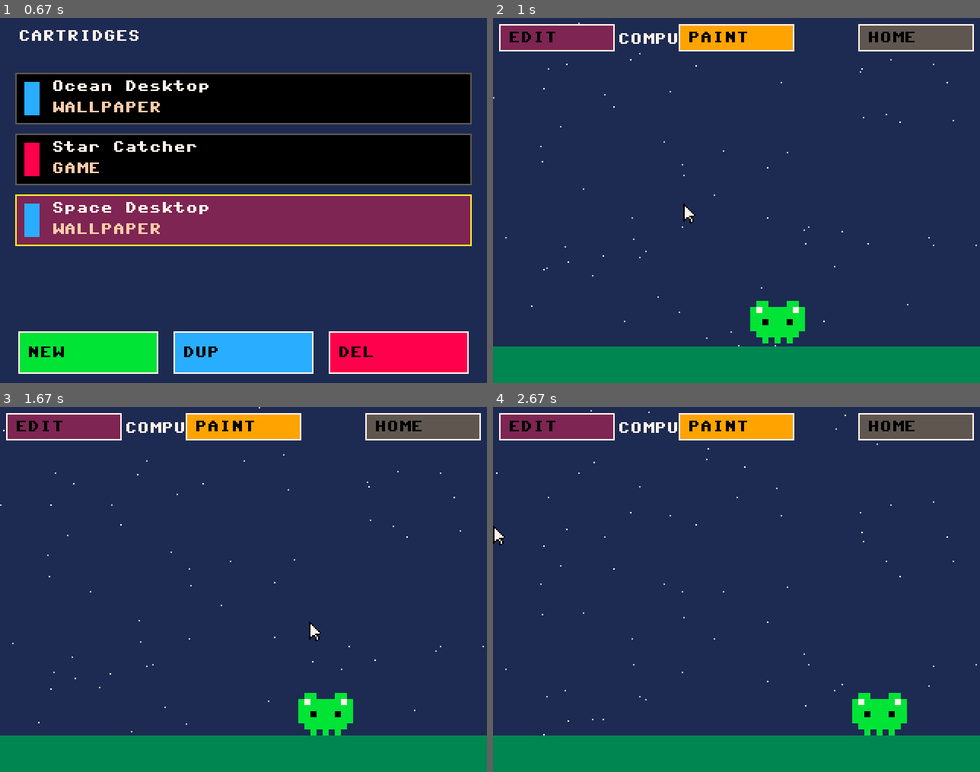
Above: before the commit, frames 1-4 (two rows, left to right).
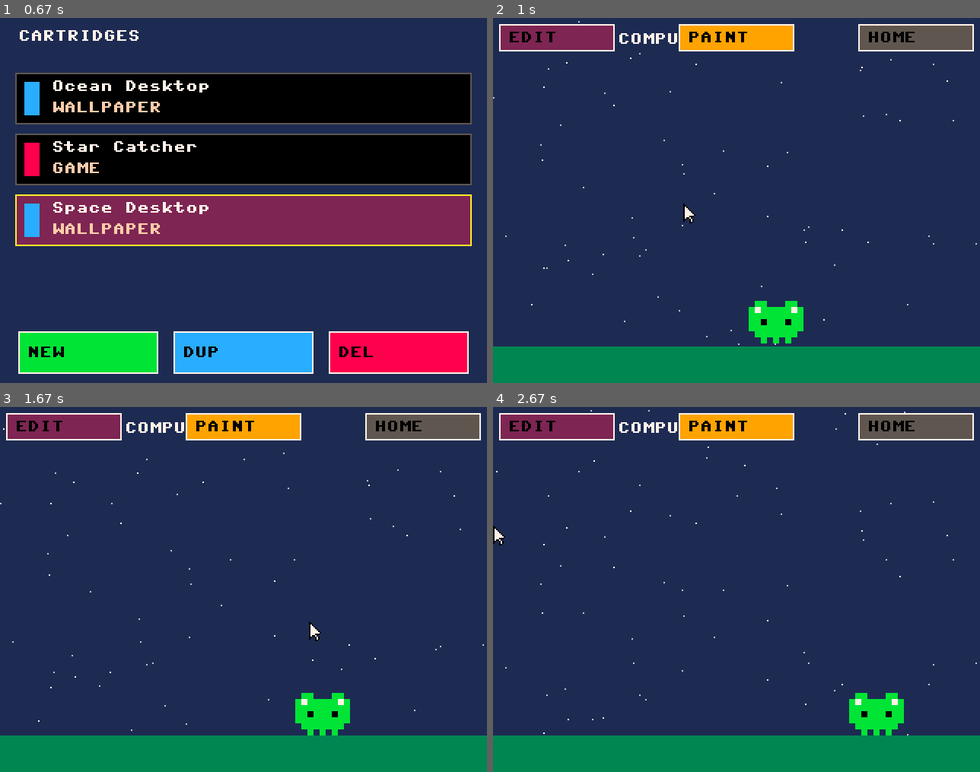
Above: after the commit, the same moments.

Repository: moybyte-org/moybyte
Game: pygame game, started from tools/simulate_desktop.py
Same seed, same stepped clock (60 frames per second), same inputs: the game is played once before the commit and once after it.
Inputs (mouse positions are in pixels of both pictures, inside the frame that each line leads up to):
- Up to frame 1 (0.67 s): press the mouse at (399, 189) at 0.37 s; move the mouse to (321, 207) at 0.47 s; release the mouse at (243, 222) at 0.6 s
- Up to frame 2 (1 s): hold Right from 0.67 s (still down); click (619, 204) at 0.75 s
- Up to frame 3 (1.67 s): release Right at 1.13 s; hold Up 1.22-1.52 s; click (92, 673) at 1.3 s; hold Right from 1.55 s (still down); click (301, 622) at 1.63 s
- Up to frame 4 (2.67 s): release Right at 2.02 s; hold Left 2.05-2.58 s; click (619, 516) at 2.13 s; hold Down from 2.62 s (still down); move the mouse to (741, 629) at 2.65 s

Frame 1 is identical in both runs. In frame 2, 0.3% of the frame differs, in the area x 2-100%, y 0-90%; in frame 3, 0.4%; in frame 4, 0.4%, in the area x 0-100%, y 0-90%.

Commit message:
Launcher touch-drag/autoscroll + trackball sensitivity (#1, #2)
Co-Authored-By: Claude Opus 4.8 <noreply@anthropic.com>

Diff:
--- a/runtime/console.py
+++ b/runtime/console.py
@@ -125,6 +125,12 @@
 _NEW_BTN = (12, 206, 92, 28)
 _DUP_BTN = (114, 206, 92, 28)
 _DEL_BTN = (216, 206, 92, 28)
+# Launcher scrolling (#1). The tile strip spans TILE_Y0..(below the last tile);
+# a finger held in the top/bottom EDGE band autoscrolls toward the off-screen
+# rows, and dragging anywhere in the strip pans it by whole tiles.
+_LIST_Y0 = 36           # == Launcher.TILE_Y0 (defined below; kept in sync)
+_LIST_BOTTOM = 200      # tiles end above the action bar (y=206)
+_LIST_EDGE = 28         # px band at top/bottom of the strip that autoscrolls
 # Code editor: FULL-SCREEN (320x240). Top bar = title + run/save/close icons;
 # the code area fills the middle; a tappable symbol palette runs along the bottom
 # (the T-Deck keyboard has no `=`/`[]`/`{}`/`<>`/`%`, so the palette supplies them).
@@ -156,16 +162,25 @@
 _SPR_NEXT = (262, 40, 40, 24)
 _PAINT_SAVE = (14, 190, 88, 26)
 _PAINT_CLOSE = (200, 190, 102, 26)
-_CURSOR_BASE = 4
+# Trackball cursor sensitivity (#2). _CURSOR_BASE is the per-pulse step; the
+# quadratic _CURSOR_ACCEL term adds light acceleration so a fast roll crosses the
+# 320px screen in far fewer pulses while a slow, single-pulse roll stays precise.
+# These are a FEEL tweak meant to be finalized on real hardware (the trackball's
+# pulses-per-revolution sets the true "rolls to cross").  Before: BASE=4, ACCEL=1
+# (1 pulse -> 5px, ~64 px/s at a steady 1 pulse/frame). After: BASE=7, ACCEL=2
+# (1 pulse -> 9px; a 6-pulse flick -> 6*7 + 2*36 = 114px, so ~3 brisk rolls cross).
+_CURSOR_BASE = 7
+_CURSOR_ACCEL = 2
 
 
 def _cursor_delta(n):
     # n = net pulses this frame on one axis. Precise on a slow roll
-    # (1 pulse -> _CURSOR_BASE+1 px), accelerates super-linearly on a fast roll.
+    # (1 pulse -> _CURSOR_BASE + _CURSOR_ACCEL px), accelerates super-linearly on a
+    # fast roll (the a*a term dominates as pulses-per-frame climbs).
     a = n if n >= 0 else -n
     if a == 0:
         return 0
-    d = a * _CURSOR_BASE + a * a
+    d = a * _CURSOR_BASE + _CURSOR_ACCEL * a * a
     return d if n > 0 else -d
 
 
@@ -197,6 +212,20 @@
             self.top = self.sel
         elif self.sel >= self.top + self.VISIBLE:
             self.top = self.sel - self.VISIBLE + 1
+        self._clamp_top()
+
+    def max_top(self):
+        # Topmost index that still fills the visible window (0 when everything fits).
+        return max(0, len(self.items) - self.VISIBLE)
+
+    def _clamp_top(self):
+        self.top = max(0, min(self.max_top(), self.top))
+
+    def scroll(self, d):
+        # Pan the visible window by d rows (touch drag / autoscroll), clamped so the
+        # last row never scrolls past the bottom. Independent of `sel` -- this just
+        # moves which slice of the list is on screen.
+        self.top = max(0, min(self.max_top(), self.top + d))
 
     def selected(self):
         return self.items[self.sel] if self.items else None
@@ -256,6 +285,9 @@
         self.keyboard = None          # set by run_desktop (for raw/text mode toggle)
         self._ekey_prev = 0           # last consumed keyboard byte (edge detect)
         self._drag = None             # last pointer pos during a code-view drag-scroll
+        self._ldrag = None            # launcher drag state [press_y, last_y, moved?]
+        self._autoscroll = 0          # frames a finger has dwelled in a launcher edge
+        self._lhover = (-1, -1)       # last cursor pos used for launcher hover-highlight
         self.pointer = None           # set by run_desktop
         self.carts_root = None        # SD carts dir (reads); set by run_desktop
         self.can_manage = True        # writes enabled? run_desktop sets this from
@@ -511,6 +543,82 @@
 
     # -- pointer (trackball-as-mouse) ----------------------------------------
 
+    def _launcher_pointer(self, px, py, click):
+        # The launcher cart list scrolls by touch (#1): drag the strip to pan it,
+        # or dwell a held finger in the top/bottom edge band to autoscroll. A plain
+        # tap (press + release with no drag) opens the tile under the finger.
+        down = self.pointer.down
+        in_strip = _LIST_Y0 <= py < _LIST_BOTTOM and 10 <= px < 310
+
+        # Action-bar buttons fire on the press edge (they sit below the strip).
+        if click:
+            if self.can_manage and _in(px, py, _NEW_BTN):
+                self.new_cart(); self._end_launcher_drag(); return
+            if self.can_manage and _in(px, py, _DUP_BTN):
+                self.dup_cart(); self._end_launcher_drag(); return
+            if self.can_manage and _in(px, py, _DEL_BTN):
+                self.del_cart(); self._end_launcher_drag(); return
+            # A trackball click (cursor click, no finger down) opens the tile under
+            # it. Touch taps open on release instead (so a drag can scroll first).
+            if not down:
+                i = self.launcher.tile_at(px, py)
+                if i is not None:
+                    self.launcher.sel = i
+                    self.open()
+                    return
+
+        if down:
+            if self._ldrag is None:                 # finger just went down in/at the strip
+                self._ldrag = [py, py, False]       # [press_y, last_y, moved?]
+                self._autoscroll = 0
+            press_y, last_y, moved = self._ldrag
+            # Drag: pan by whole tiles as the finger crosses each tile pitch.
+            steps = (last_y - py) // self.launcher.TILE_PITCH
+            if steps:
+                self.launcher.scroll(steps)
+                last_y = last_y - steps * self.launcher.TILE_PITCH
+            if abs(py - press_y) > 4:
+                moved = True
+            self._ldrag = [press_y, last_y, moved]
+            # Autoscroll while dwelling in an edge band (held finger, not just a flick).
+            if in_strip and py < _LIST_Y0 + _LIST_EDGE:
+                self._autoscroll += 1
+                if self._autoscroll % 6 == 0:
+                    self.launcher.scroll(-1)
+            elif in_strip and py >= _LIST_BOTTOM - _LIST_EDGE:
+                self._autoscroll += 1
+                if self._autoscroll % 6 == 0:
+                    self.launcher.scroll(1)
+            else:
+                self._autoscroll = 0
+            # Hover-highlight the tile under a still finger (suppressed once dragging).
+            if not moved:
+                i = self.launcher.tile_at(px, py)
+                if i is not None:
+                    self.launcher.sel = i
+        else:
+            # Finger lifted: a tap that never became a drag opens the tile it was on.
+            if self._ldrag is not None and not self._ldrag[2]:
+                i = self.launcher.tile_at(px, py)
+                if i is not None:
+                    self.launcher.sel = i
+                    self.open()
+                self._end_launcher_drag()
+            else:
+                self._end_launcher_drag()
+                # Trackball cursor hover (no touch): highlight the tile the cursor
+                # MOVED onto. Only re-highlight when the cursor actually moved, so a
+                # parked cursor sitting on a tile doesn't fight keyboard up/down nav.
+                if (px, py) != self._lhover:
+                    self._lhover = (px, py)
+                    i = self.launcher.tile_at(px, py)
+                    if i is not None:
+                        self.launcher.sel = i
+
+    def _end_launcher_drag(self):
+        self._ldrag = None
+        self._autoscroll = 0
+
     def _card_at(self, px, py):
         for i in range(len(self.cart["edit"])):
             y = _CARD_Y0 + i * _CARD_DY
@@ -524,18 +632,7 @@
             return
         px, py, click = p.x, p.y, p.click
         if self.screen == "launcher":
-            i = self.launcher.tile_at(px, py)
-            if i is not None:
-                self.launcher.sel = i          # hover highlights
-            if click:
-                if self.can_manage and _in(px, py, _NEW_BTN):
-                    self.new_cart()
-                elif self.can_manage and _in(px, py, _DUP_BTN):
-                    self.dup_cart()
-                elif self.can_manage and _in(px, py, _DEL_BTN):
-                    self.del_cart()
-                elif i is not None:
-                    self.open()
+            self._launcher_pointer(px, py, click)
         elif self.screen == "desktop":
             if click:
                 if _in(px, py, _MENU_BTN):
--- /dev/null
+++ b/tests/test_launcher_scroll.py
@@ -0,0 +1,209 @@
+"""Tests for launcher cart-list scrolling (#1) and the trackball cursor
+sensitivity tweak (#2). The launcher shows a fixed VISIBLE window; with more
+carts than fit, a touch-drag (or a held finger dwelling in an edge band) must
+pan the window, and trackball/keyboard nav must still reveal the last cart.
+
+These build the SAME shared console the device runs (runtime.host_app) and drive
+it through ConsoleDriver -- mouse == touch, arrows == trackball -- exactly like
+tests/test_v04_userland.py."""
+
+import sys
+from pathlib import Path
+
+ROOT = Path(__file__).resolve().parent.parent
+sys.path.insert(0, str(ROOT))
+
+
+def _ws_with_carts(tmp_path, n):
+    """A workstation whose launcher holds n carts (> VISIBLE), via the real store."""
+    from runtime import host_app, kid_carts
+
+    carts_dir = str(tmp_path / "carts")
+    ws = host_app.build_workstation(carts_dir)        # seeds the system carts
+    while len(ws.launcher.items) < n:                 # top up with extra carts
+        i = len(ws.launcher.items)
+        kid_carts.create("Extra %02d" % i, carts_dir,
+                         src="def _draw():\n    cls(1)\n", type="app")
+        ws.launcher.items = kid_carts.scan(carts_dir)
+    ws.launcher.sel = 0
+    ws.launcher.top = 0
+    return ws
+
+
+def test_more_carts_than_visible_seeded(tmp_path):
+    ws = _ws_with_carts(tmp_path, 8)
+    assert len(ws.launcher.items) >= 8
+    assert len(ws.launcher.items) > ws.launcher.VISIBLE   # the scrolling precondition
+
+
+# -- touch drag ------------------------------------------------------------
+
+def test_touch_drag_up_scrolls_the_window(tmp_path):
+    from runtime import console as C
+    from runtime import host_app
+
+    ws = _ws_with_carts(tmp_path, 8)
+    drv = host_app.ConsoleDriver(ws)
+    assert ws.launcher.top == 0
+
+    # Finger down on a tile, then drag UP past several tile pitches -> later carts.
+    y0 = C._LIST_Y0 + 8
+    drv.touch(160, y0)
+    drv.frame(1 / 30)
+    for k in range(1, 5):
+        drv.touch_drag(160, y0 - k * ws.launcher.TILE_PITCH)
+        drv.frame(1 / 30)
+    drv.touch_up()
+    drv.frame(1 / 30)
+
+    assert ws.launcher.top > 0                                  # window panned down
+    assert ws.launcher.top <= ws.launcher.max_top()             # clamped
+    assert ws.screen == "launcher"                              # a drag did NOT open a cart
+
+
+def test_touch_drag_down_scrolls_back(tmp_path):
+    from runtime import console as C
+    from runtime import host_app
+
+    ws = _ws_with_carts(tmp_path, 8)
+    drv = host_app.ConsoleDriver(ws)
+    ws.launcher.top = ws.launcher.max_top()                     # start at the bottom
+    assert ws.launcher.top > 0
+
+    y0 = C._LIST_Y0 + 8
+    drv.touch(160, y0)
+    drv.frame(1 / 30)
+    for k in range(1, 5):
+        drv.touch_drag(160, y0 + k * ws.launcher.TILE_PITCH)    # drag DOWN
+        drv.frame(1 / 30)
+    drv.touch_up()
+    drv.frame(1 / 30)
+
+    assert ws.launcher.top == 0                                 # back to the top
+
+
+def test_drag_scroll_clamps_at_both_ends(tmp_path):
+    ws = _ws_with_carts(tmp_path, 8)
+    lz = ws.launcher
+    lz.scroll(-5)                                               # can't go above 0
+    assert lz.top == 0
+    lz.scroll(999)                                              # can't pass the bottom
+    assert lz.top == lz.max_top()
+    assert lz.top + lz.VISIBLE == len(lz.items)
+
+
+# -- autoscroll on dwell ---------------------------------------------------
+
+def test_dwell_in_bottom_edge_autoscrolls(tmp_path):
+    from runtime import console as C
+    from runtime import host_app
+
+    ws = _ws_with_carts(tmp_path, 10)
+    drv = host_app.ConsoleDriver(ws)
+    assert ws.launcher.top == 0
+
+    # Hold a finger still in the bottom edge band -> the list autoscrolls down.
+    ey = C._LIST_BOTTOM - 4
+    drv.touch(160, ey)
+    for _ in range(40):
+        drv.touch_drag(160, ey)        # held, not moving (dwell)
+        drv.frame(1 / 30)
+        if ws.launcher.top > 0:
+            break
+    drv.touch_up()
+    assert ws.launcher.top > 0
+
+
+def test_dwell_in_top_edge_autoscrolls_back(tmp_path):
+    from runtime import console as C
+    from runtime import host_app
+
+    ws = _ws_with_carts(tmp_path, 10)
+    drv = host_app.ConsoleDriver(ws)
+    ws.launcher.top = ws.launcher.max_top()
+    assert ws.launcher.top > 0
+
+    ty = C._LIST_Y0 + 4
+    drv.touch(160, ty)
+    for _ in range(40):
+        drv.touch_drag(160, ty)        # dwell in the TOP band
+        drv.frame(1 / 30)
+        if ws.launcher.top == 0:
+            break
+    drv.touch_up()
+    assert ws.launcher.top == 0
+
+
+# -- arrows / trackball nav still scrolls ----------------------------------
+
+def test_arrows_nav_reveals_last_cart(tmp_path):
+    from runtime import host_app
+
+    ws = _ws_with_carts(tmp_path, 8)
+    drv = host_app.ConsoleDriver(ws)
+    last = len(ws.launcher.items) - 1
+
+    for _ in range(len(ws.launcher.items) + 2):
+        drv.press("down")
+        drv.frame(1 / 30)
+        drv.frame(1 / 30)        # release frame: each press is a discrete edge
+        if ws.launcher.sel == last:
+            break
+
+    assert ws.launcher.sel == last
+    # The selection passed the visible window, so the window followed it: the last
+    # tile is on screen and the down arrow affordance is gone.
+    assert ws.launcher.tile_rect(last) is not None
+    assert ws.launcher.top == ws.launcher.max_top()
+    assert not (ws.launcher.top + ws.launcher.VISIBLE < len(ws.launcher.items))
+
+
+def test_arrow_affordances_track_scroll_position(tmp_path):
+    ws = _ws_with_carts(tmp_path, 8)
+    lz = ws.launcher
+
+    # At the top: only the DOWN arrow should be implied (top==0, more below).
+    assert lz.top == 0
+    assert lz.top + lz.VISIBLE < len(lz.items)
+
+    lz.scroll(2)                                   # somewhere in the middle
+    assert lz.top > 0 and lz.top + lz.VISIBLE < len(lz.items)   # both arrows
+
+    lz.scroll(lz.max_top())                         # at the bottom: only UP
+    assert lz.top > 0
+    assert not (lz.top + lz.VISIBLE < len(lz.items))
+
+
+# -- tap still opens a cart ------------------------------------------------
+
+def test_tap_without_drag_opens_cart(tmp_path):
+    from runtime import console as C
+    from runtime import host_app
+
+    ws = _ws_with_carts(tmp_path, 8)
+    drv = host_app.ConsoleDriver(ws)
+    # Tap (down + up, no movement) on the second visible tile -> opens it.
+    r = ws.launcher.tile_rect(1)
+    cx, cy = r[0] + r[2] // 2, r[1] + r[3] // 2
+    drv.touch(cx, cy)
+    drv.frame(1 / 30)
+    drv.touch_up()
+    drv.frame(1 / 30)
+    assert ws.screen == "desktop"                  # the tap opened the cart
+
+
+# -- trackball sensitivity (#2) --------------------------------------------
+
+def test_cursor_delta_is_faster_and_accelerates():
+    from runtime import console as C
+
+    assert C._cursor_delta(0) == 0
+    # A single pulse now moves more than one pixel (snappier).
+    assert C._cursor_delta(1) == C._CURSOR_BASE + C._CURSOR_ACCEL
+    assert C._cursor_delta(1) > 1
+    # Symmetric in sign.
+    assert C._cursor_delta(-1) == -C._cursor_delta(1)
+    # Super-linear: a fast roll (more pulses/frame) moves more than N single pulses.
+    assert C._cursor_delta(6) > 6 * C._cursor_delta(1)
+    # A brisk flick crosses a large fraction of the 320px screen in a few rolls.
+    assert C._cursor_delta(8) >= 320 // 3
